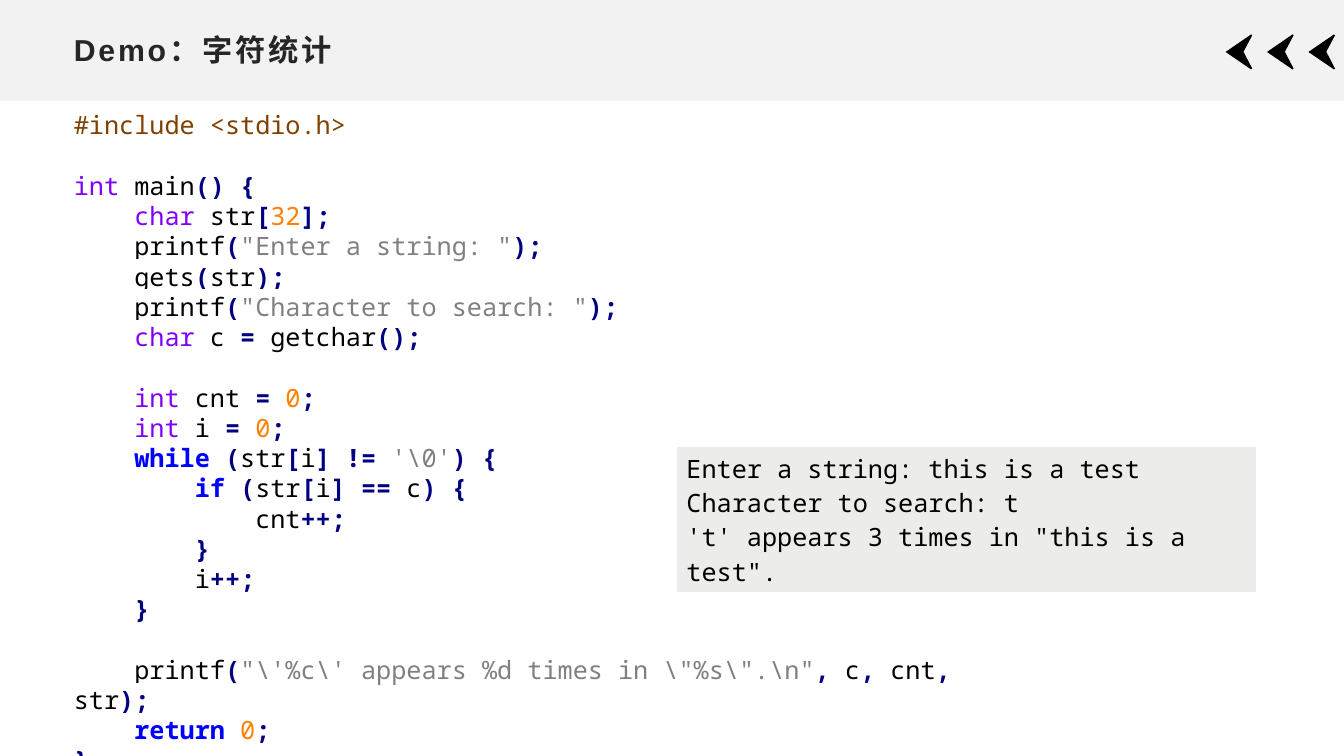
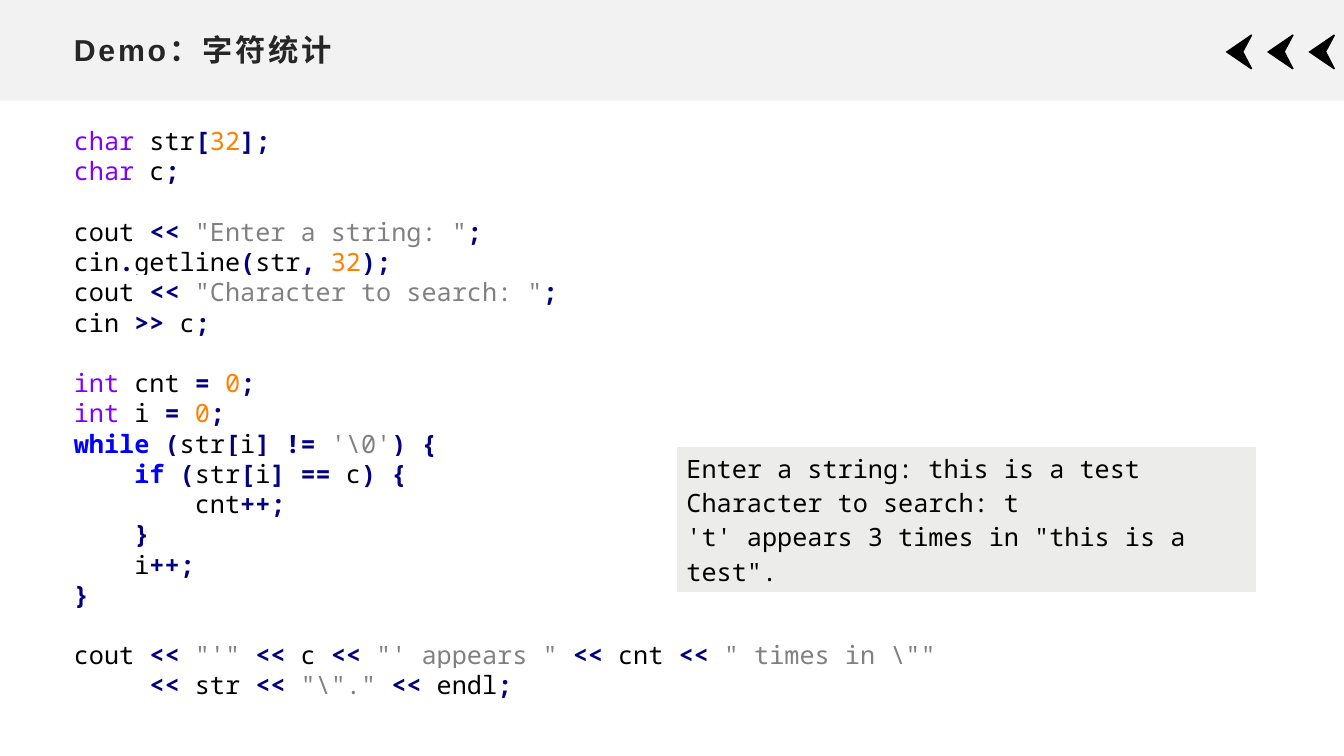
Before and after one commit to xdai02/C_Plus_Plus, a slide deck: slide 22 of slides/Chapter4.pptx (slide 21 before the commit). Drawn at 1344x756 pixels with LibreOffice and Linux fonts; fonts in the diff are those of the drawing. Boxes give left, top, right and bottom in pixels: in the first picture for what was removed or moved away, otherwise in the second. Text is boxed around its words. In the diff, an @@ line names an element or a change of style, - is before the commit and + after.

```diff
--- a/slides/Chapter4.pptx
+++ b/slides/Chapter4.pptx
@@ text at (74,115,346,199): paragraphs removed @@
-#include <stdio.h>
-int main() {
@@ text "char str[32];": place and size @@
-text "char str[32];" at (74,115,950,743)
+text "char str[32];" at (74,131,875,698)
@@ text at (74,161,512,336): text changed @@
-printf("Enter a string: ");
-gets(str);
-printf("Character to search: ");
-char c = getchar();
+char c;
+cout << "Enter a string: ";
+cin.getline(str, 32);
+cout << "Character to search: ";
+cin >> c;
@@ text at (74,645,875,698): text changed @@
-printf("\'%c\' appears %d times in \"%s\".\n", c, cnt, str);
-return 0;
-}
+cout << "'" << c << "' appears " << cnt << " times in \""
+<< str << "\"." << endl;
```
Also in this commit, not shown: 12 other slides changed, 4 slides added, 9 other files.
